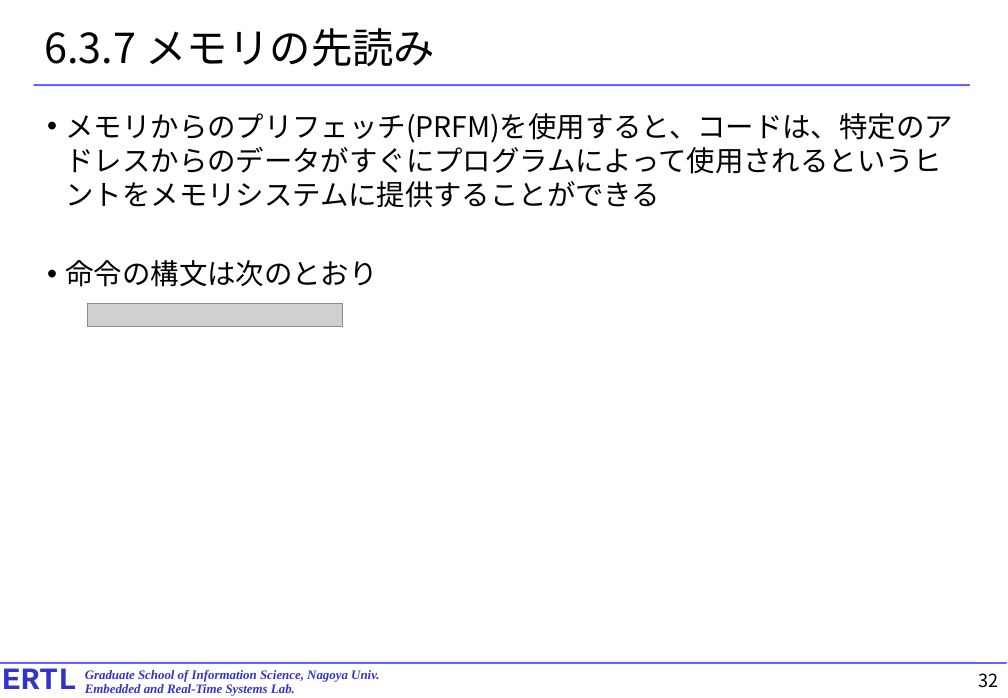
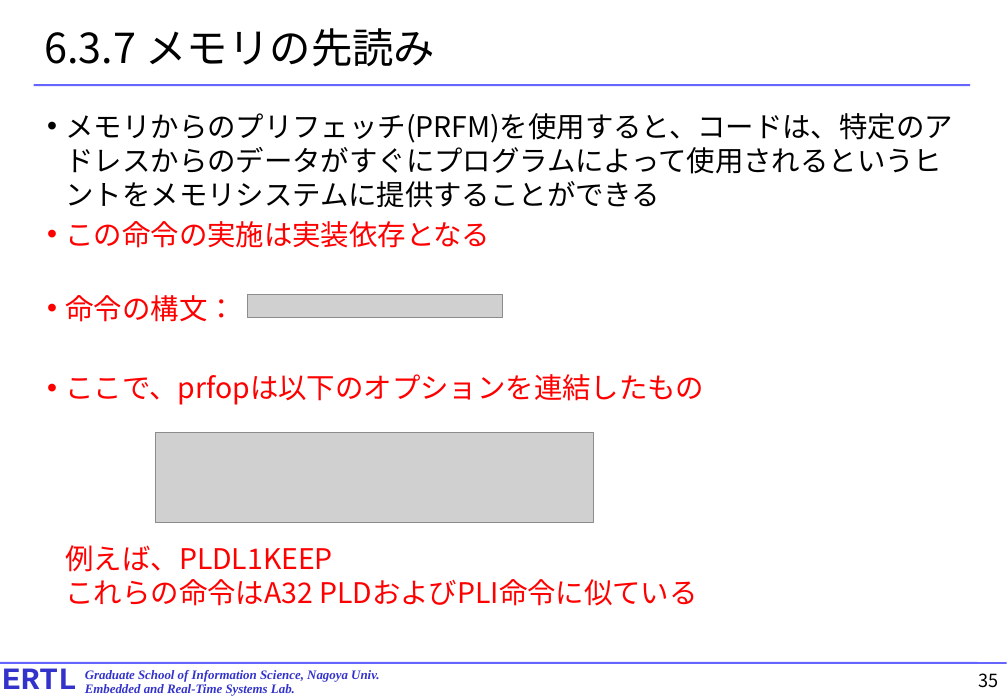
Before and after one commit to exshonda/arm64_basic, a slide deck: slide 35 of text/4.chapter6.pptx (slide 32 before the commit). Drawn at 1008x698 pixels with LibreOffice and Linux fonts; fonts in the diff are those of the drawing; grey boxes stand for pictures. Boxes give left, top, right and bottom in pixels: in the first picture for what was removed or moved away, otherwise in the second. Text is boxed around its words. In the diff, an @@ line names an element or a change of style, - is before the commit and + after.

```diff
--- a/text/4.chapter6.pptx
+++ b/text/4.chapter6.pptx
@@ text at [66,221,705,606]: text changed; text colour #000000 to #FF0000 @@
-• 命令の構文は次のとおり
+• この命令の実施は実装依存となる
+• 命令の構文：
+• ここで、prfopは以下のオプションを連結したもの
+  例えば、PLDL1KEEP
+  これらの命令はA32 PLDおよびPLI命令に似ている
@@ picture: place and size @@
-picture at [87,303,343,327]
+picture at [248,295,503,318]
@@ picture added at [155,433,594,523] @@
@@ page number at [979,673,999,688]: text changed @@
-32
+35
```
Also in this commit, not shown: 23 other slides changed, 4 slides added.
